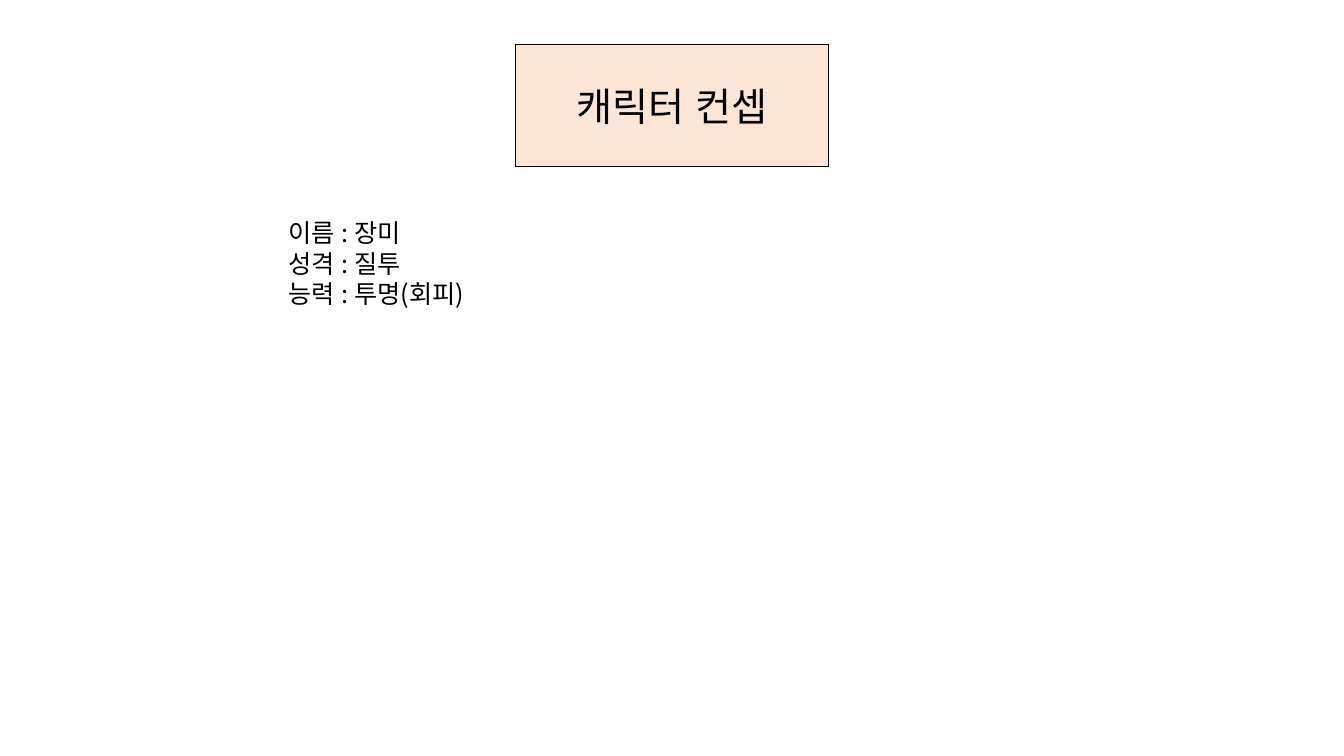
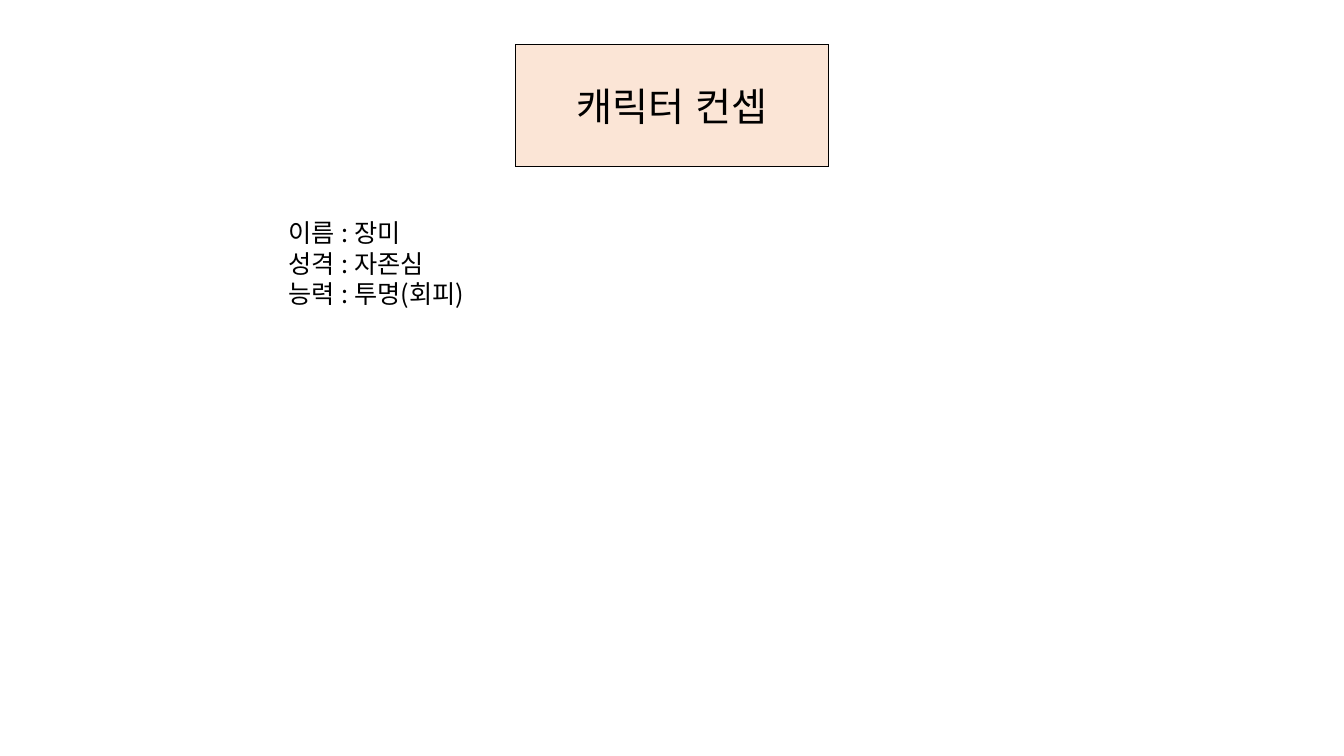
Before and after one commit to Sneer1/Project_KITRI, a slide deck: slide 10 of 워크플로우 및 게임 기획서.pptx. Drawn at 1344x756 pixels with LibreOffice and Linux fonts; fonts in the diff are those of the drawing. Boxes give left, top, right and bottom in pixels: in the first picture for what was removed or moved away, otherwise in the second. Text is boxed around its words. In the diff, an @@ line names an element or a change of style, - is before the commit and + after.

Commit message:
성격바꿈

```diff
--- a/워크플로우 및 게임 기획서.pptx
+++ b/워크플로우 및 게임 기획서.pptx
@@ text at box(288, 252, 424, 275): text changed @@
-성격 : 질투
+성격 : 자존심
```
Also in this commit, not shown: 2 other slides changed.
